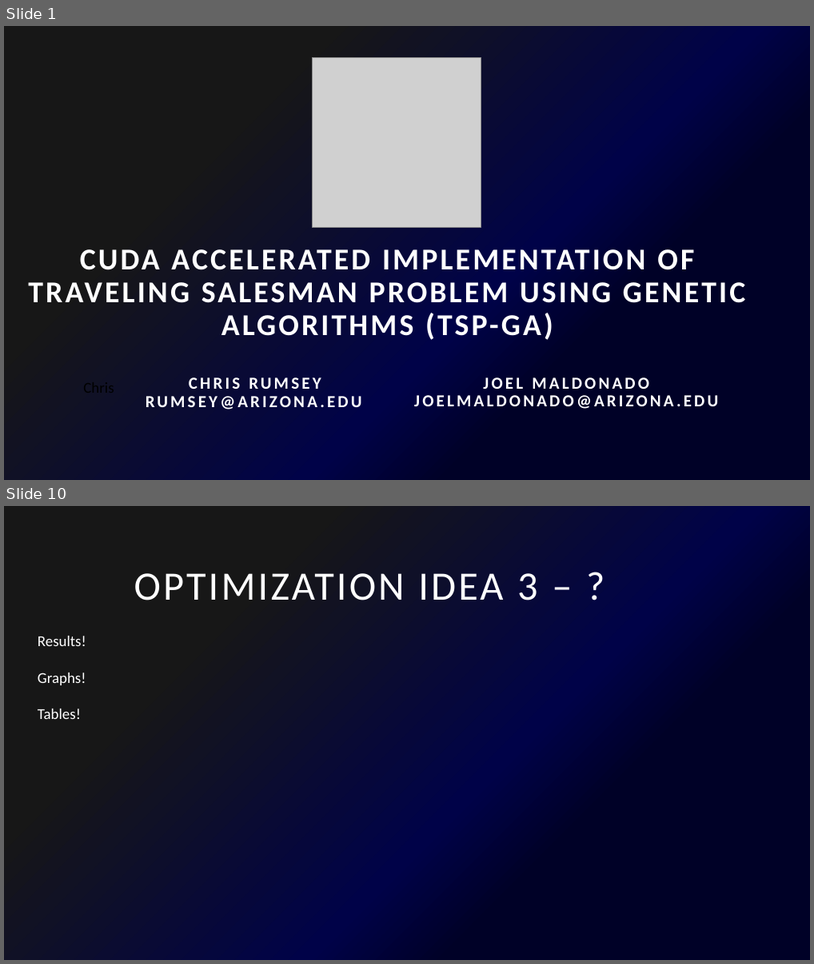
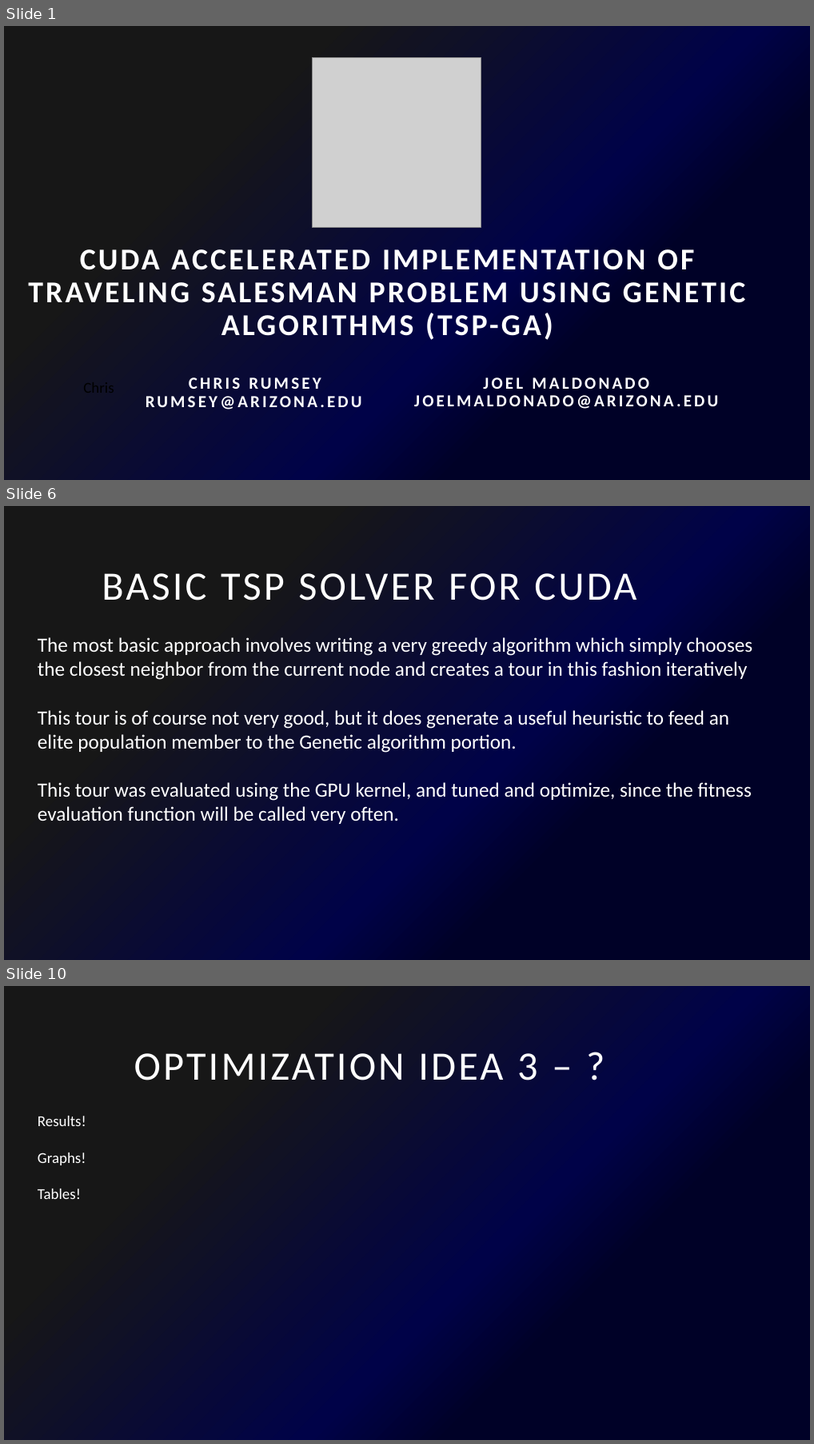
Before and after one commit to CuteLoop/Traveling-salesman-GPU, a slide deck: Cuda Accelerated implementation of Traveling Salesman Problem using.pptx. Shown one above the other, each under a label of ours: slides 1 and 10 before the commit, slides 1, 6 and 10 after it; the slides between them are not shown. The pictures are 814x964 and 814x1444 pixels, drawn with LibreOffice and Linux fonts; fonts in the diff are those of the drawing; grey boxes stand for pictures. Boxes give left, top, right and bottom in pixels: in the first picture for what was removed or moved away, otherwise in the second. Text is boxed around its words. In the diff, an @@ line names an element or a change of style, - is before the commit and + after.

```diff
--- a/Cuda Accelerated implementation of Traveling Salesman Problem using.pptx
+++ b/Cuda Accelerated implementation of Traveling Salesman Problem using.pptx
@@ slide 6 added at <box>4,506,810,960</box>, background gradient #000127 to #000248 to #171717 @@
@@ title added at <box>102,573,637,600</box>, 48 pt, text #FFFFFF @@
+BASIC TSP SOLVER FOR CUDA
@@ text added at <box>38,637,754,824</box>, 24 pt, text #FFFFFF @@
+The most basic approach involves writing a very greedy algorithm which simply chooses the closest neighbor from the current node and creates a tour in this fashion iteratively
+This tour is of course not very good, but it does generate a useful heuristic to feed an elite population member to the Genetic algorithm portion.
+This tour was evaluated using the GPU kernel, and tuned and optimize, since the fitness evaluation function will be called very often.
```
Also in this commit, not shown: 3 slides changed, 5 other slides added, 6 slides removed, 2 other files.
